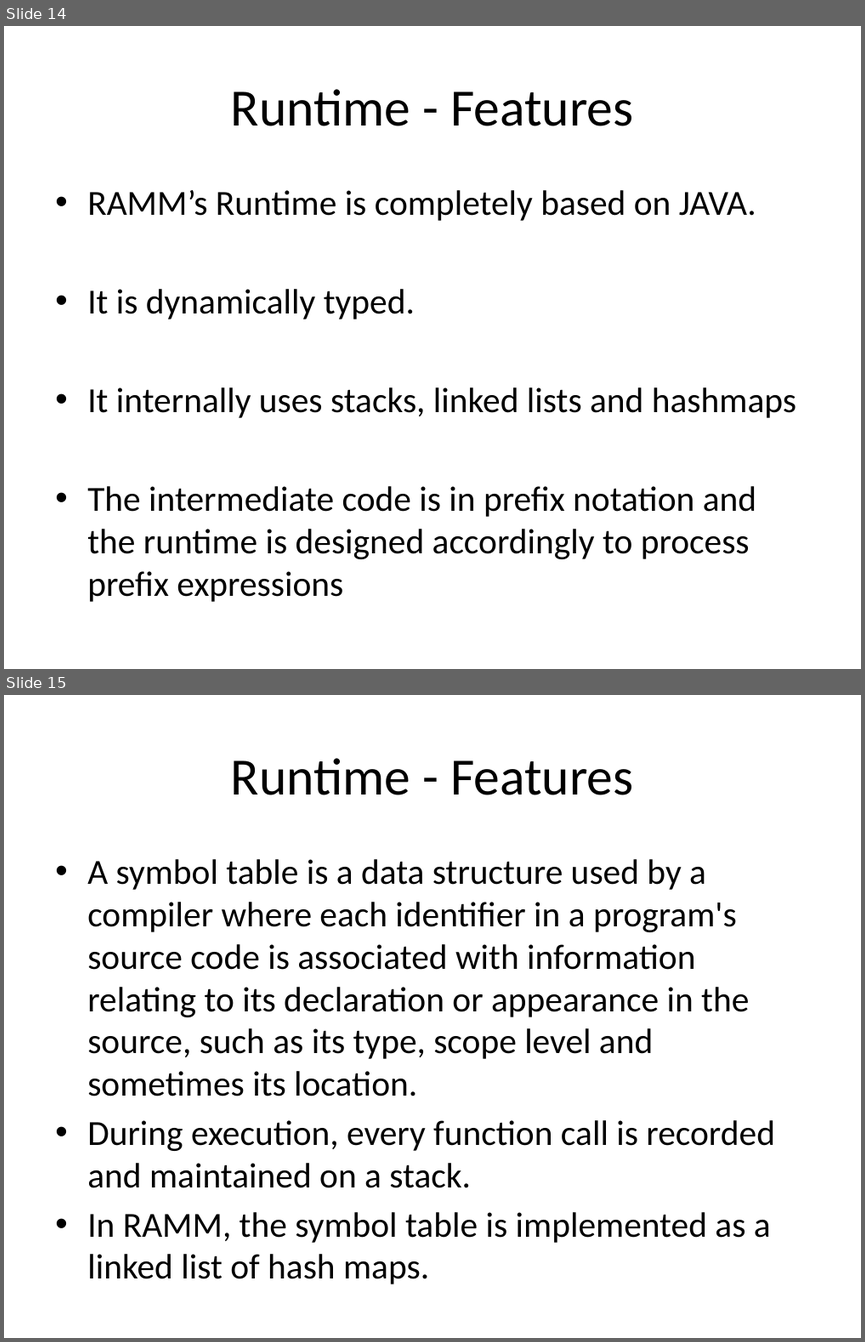
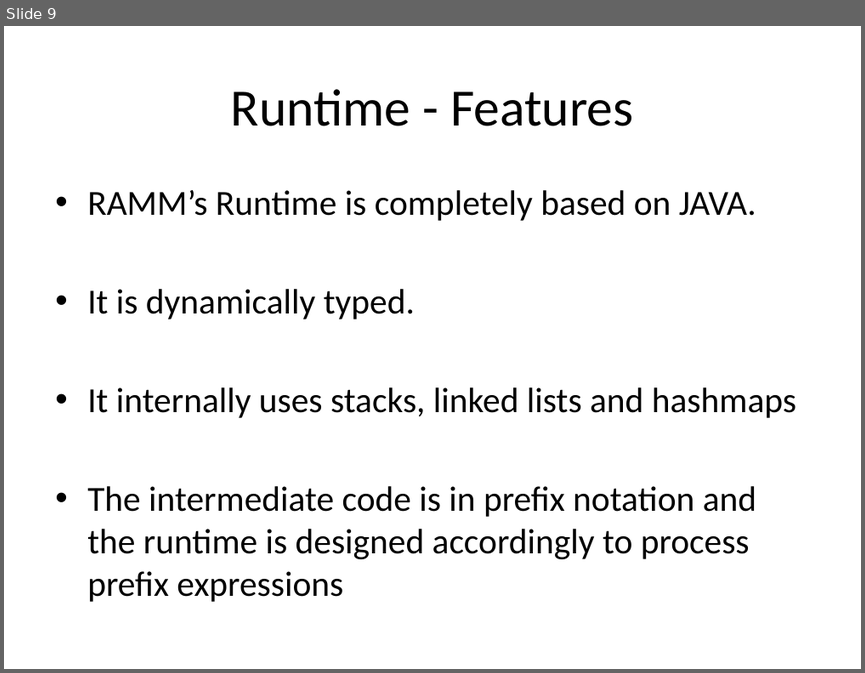
Before and after one commit to kazekagegaara/ramm, a slide deck: doc/Design.pptx. Shown one above the other, each under a label of ours: slides 14 and 15 before the commit, slide 9 after it. The pictures are 865x1342 and 865x673 pixels, drawn with LibreOffice and Linux fonts; fonts in the diff are those of the drawing. Boxes give left, top, right and bottom in pixels: in the first picture for what was removed or moved away, otherwise in the second. Text is boxed around its words. In the diff, an @@ line names an element or a change of style, - is before the commit and + after.

```diff
--- a/doc/Design.pptx
+++ b/doc/Design.pptx
@@ slide 15 removed at (x1=4, y1=695, x2=861, y2=1338), background #FFFFFF @@
@@ title removed at (x1=231, y1=758, x2=633, y2=795) @@
-Runtime - Features
@@ text removed at (x1=87, y1=859, x2=775, y2=1284) @@
-• A symbol table is a data structure used by a compiler where each identifier in a program's source code is associated with information relating to its declaration or appearance in the source, such as its type, scope level and sometimes its location.
-• During execution, every function call is recorded and maintained on a stack.
-• In RAMM, the symbol table is implemented as a linked list of hash maps.
@@ what was slide 14 is now slide 9 @@
```
Also in this commit, not shown: 1 slide changed, 1 slide added, 6 other slides removed, 1 other file.
